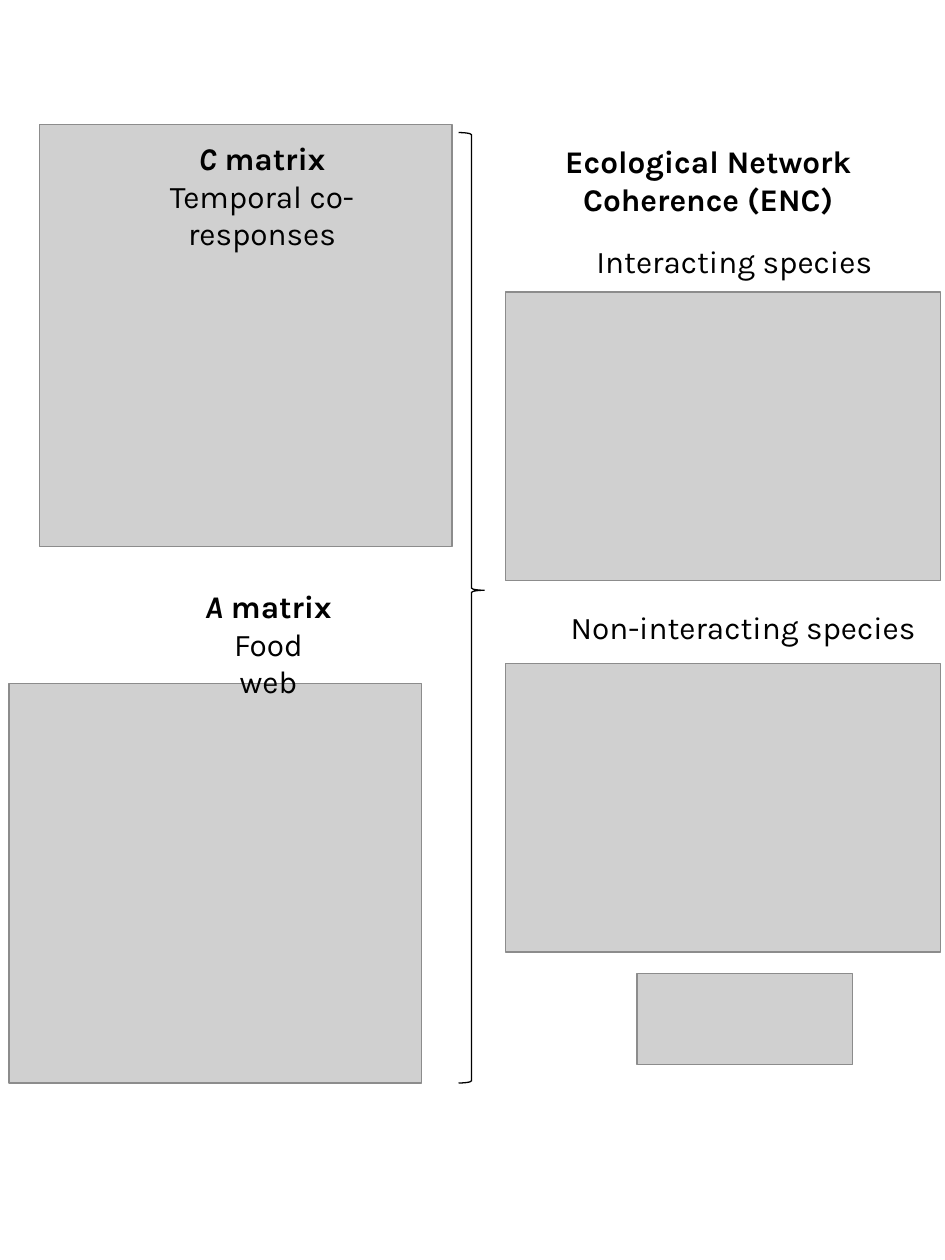
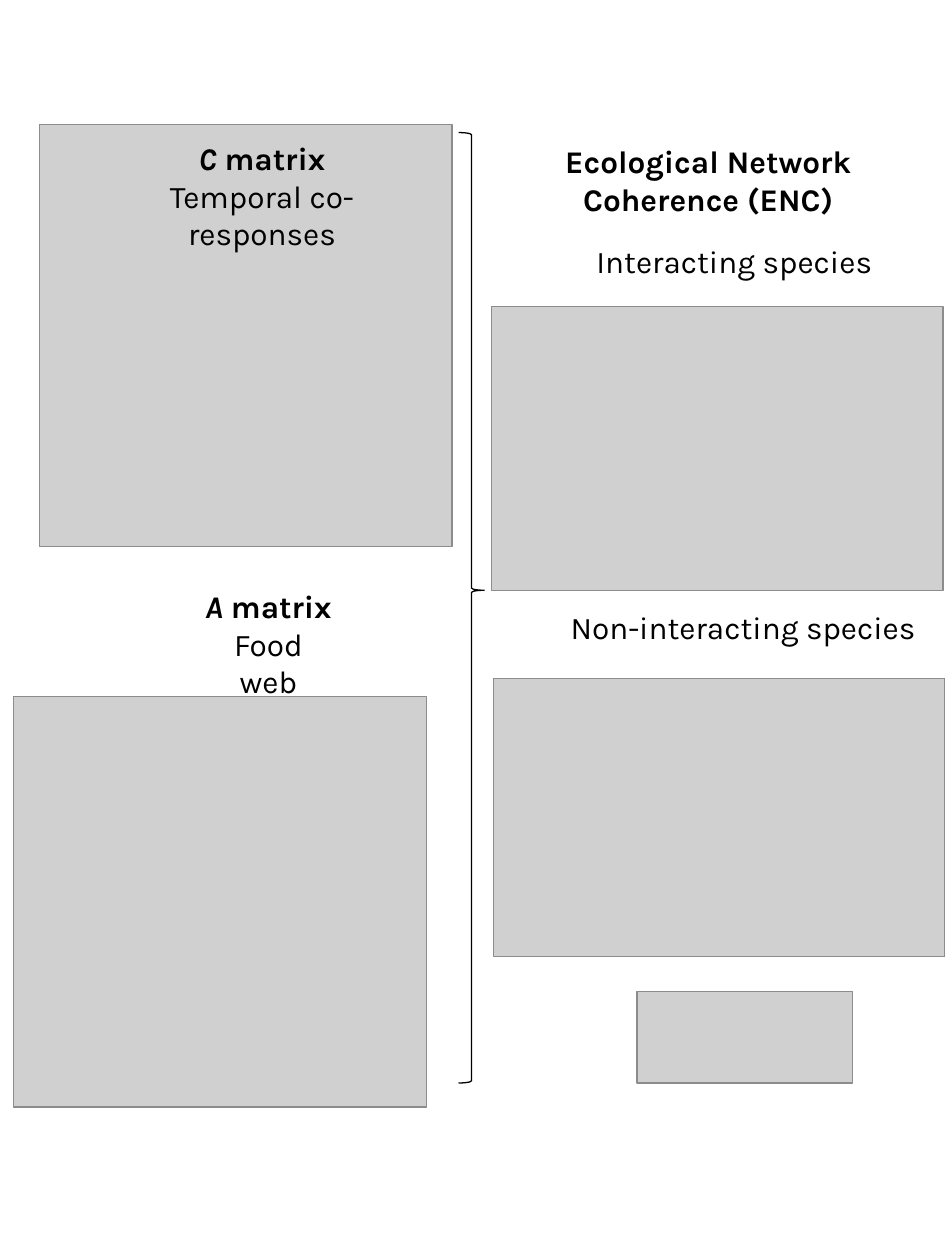
Before and after one commit to Alex-Fuster/network_coherence, a slide deck: slide 1 of c_outputs/fish-example/figures/ppt-fig-ENCcomputation-portrait.pptx. Drawn at 945x1260 pixels with LibreOffice and Linux fonts; fonts in the diff are those of the drawing; grey boxes stand for pictures. Boxes give left, top, right and bottom in pixels: in the first picture for what was removed or moved away, otherwise in the second. Text is boxed around its words. In the diff, an @@ line names an element or a change of style, - is before the commit and + after.

Commit message:
add ppt to make panel figure in the time series box

```diff
--- a/c_outputs/fish-example/figures/ppt-fig-ENCcomputation-portrait.pptx
+++ b/c_outputs/fish-example/figures/ppt-fig-ENCcomputation-portrait.pptx
@@ picture: place and size @@
-picture at box(505, 292, 940, 581)
+picture at box(491, 306, 942, 591)
@@ picture: place and size @@
-picture at box(505, 664, 940, 953)
+picture at box(494, 679, 945, 958)
@@ picture: place and size @@
-picture at box(9, 683, 422, 1082)
+picture at box(14, 697, 427, 1108)
@@ picture: place and size @@
-picture at box(636, 974, 852, 1065)
+picture at box(636, 992, 852, 1082)
```
Also in this commit, not shown: 1 other file.
